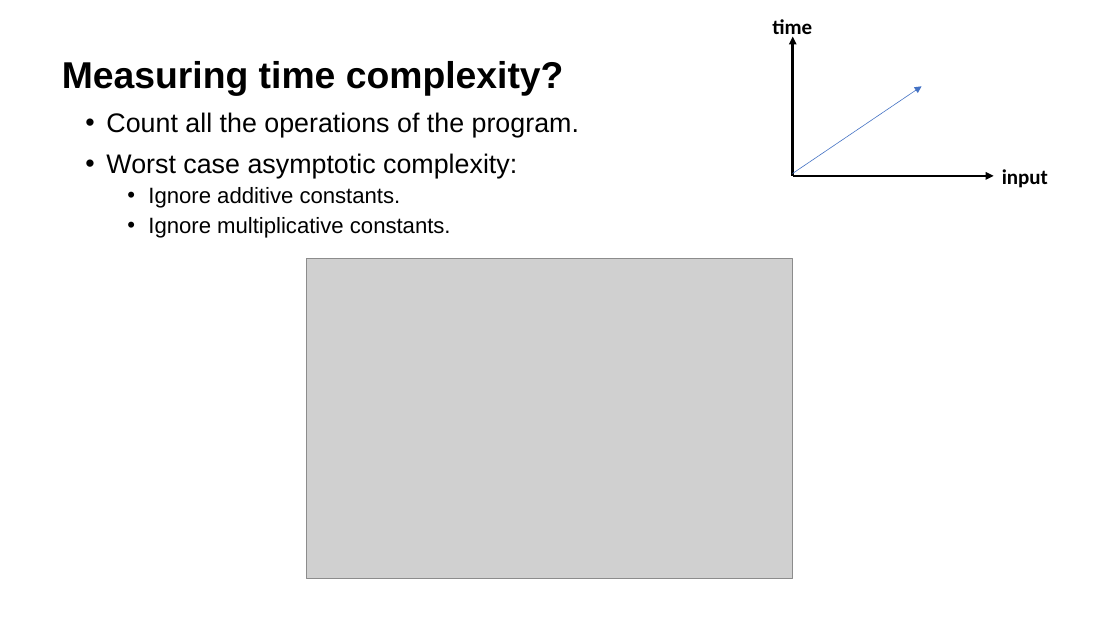
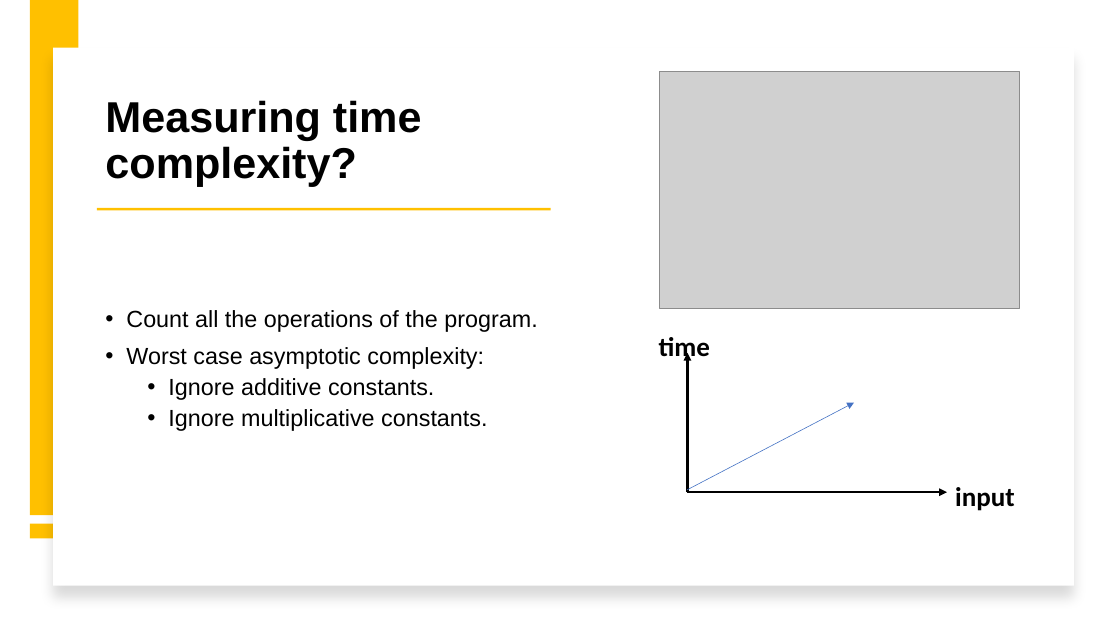
Before and after one commit to alaminbhuyan/DSA-In-Python, a slide deck: slide 24 of Design & Analysis Of Algorithm PDF/DAA.pptx. Drawn at 1120x630 pixels with LibreOffice and Linux fonts; fonts in the diff are those of the drawing; grey boxes stand for pictures. Boxes give left, top, right and bottom in pixels: in the first picture for what was removed or moved away, otherwise in the second. Text is boxed around its words. In the diff, an @@ line names an element or a change of style, - is before the commit and + after.

```diff
--- a/Design & Analysis Of Algorithm PDF/DAA.pptx
+++ b/Design & Analysis Of Algorithm PDF/DAA.pptx
@@ rectangle added at box(30, 0, 79, 515), fill #FFC000 @@
@@ rectangle added at box(53, 48, 1074, 586), fill #FFFFFF @@
@@ title "Measuring time complexity?": place and size @@
-title "Measuring time complexity?" at box(62, 61, 564, 95)
+title "Measuring time complexity?" at box(105, 100, 422, 187)
@@ title "Measuring time complexity?" at box(105, 100, 422, 187): size 32 to 37 pt; vertical alignment middle to bottom @@
@@ picture: place and size @@
-picture at box(307, 259, 793, 579)
+picture at box(660, 71, 1020, 308)
@@ rectangle added at box(97, 208, 550, 211), fill #FFC000 @@
@@ text "Count all the operations of ...": place and size @@
-text "Count all the operations of ..." at box(106, 112, 579, 238)
+text "Count all the operations of ..." at box(126, 310, 537, 431)
@@ text "Count all the operations of ..." at box(126, 310, 537, 431): size 23 to 20 pt in "Count all the operations of the program.", "Worst case asymptotic complexity:"; size 19 to 20 pt in "Ignore additive constants.", "Ignore multiplicative constants."; alignment justified to left; vertical alignment top to middle @@
@@ text "time" at box(659, 337, 710, 363): size 18 to 23.2 pt; more space between paragraphs @@
@@ text "time": place and size @@
-text "time" at box(772, 19, 812, 41)
+text "time" at box(659, 337, 710, 363)
@@ arrow moved from (793, 176) - (793, 37) to (687, 492) - (687, 353) @@
@@ arrow moved from (792, 174) - (922, 87) to (687, 490) - (854, 402) @@
@@ text "input": place and size @@
-text "input" at box(1002, 169, 1048, 188)
+text "input" at box(955, 487, 1014, 511)
@@ text "input" at box(955, 487, 1014, 511): size 18 to 23.2 pt; more space between paragraphs @@
@@ arrow moved from (793, 176) - (994, 176) to (687, 492) - (947, 492) @@
@@ rectangle added at box(30, 523, 79, 538), fill #FFC000 @@
```
Also in this commit, not shown: 29 other slides changed.
